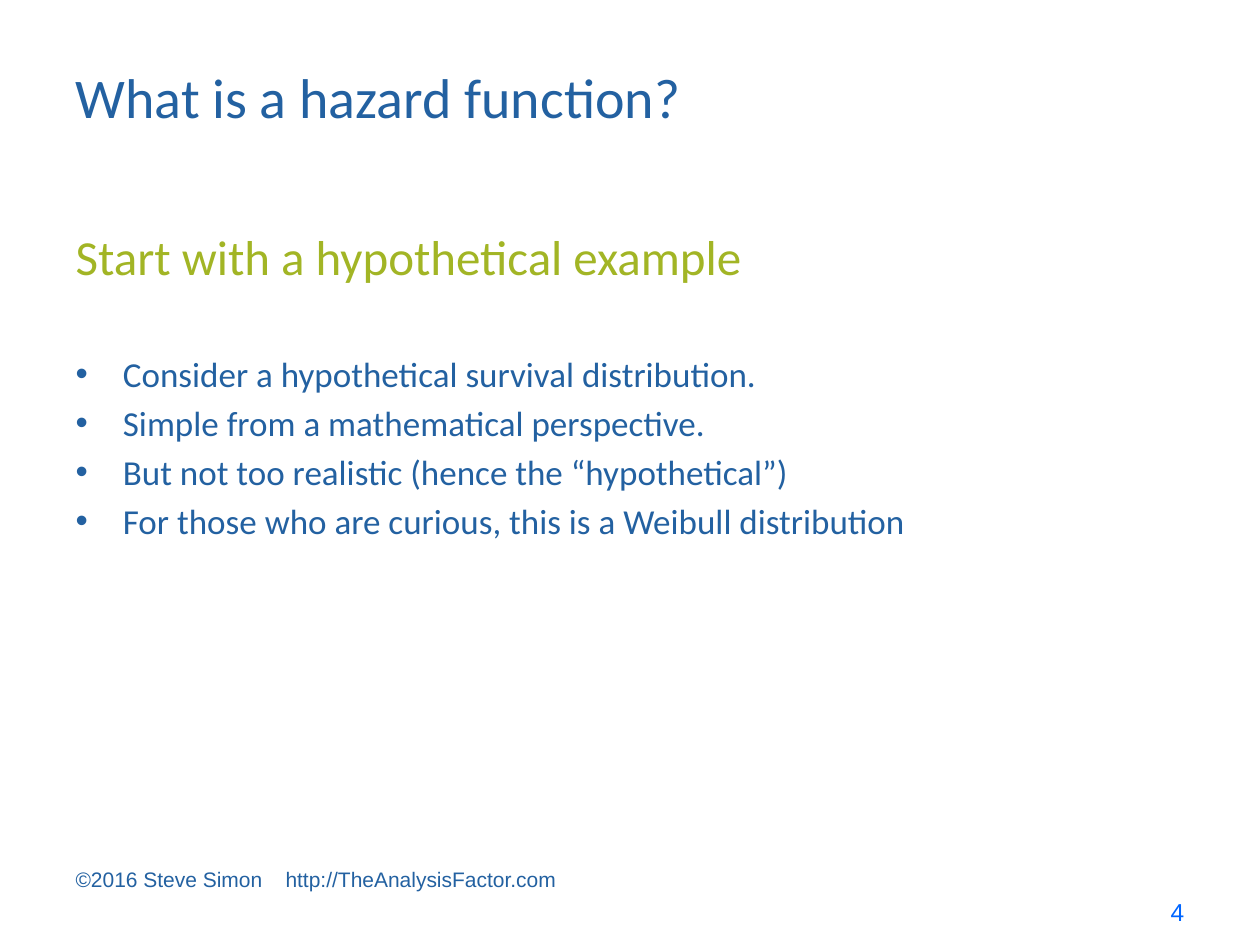
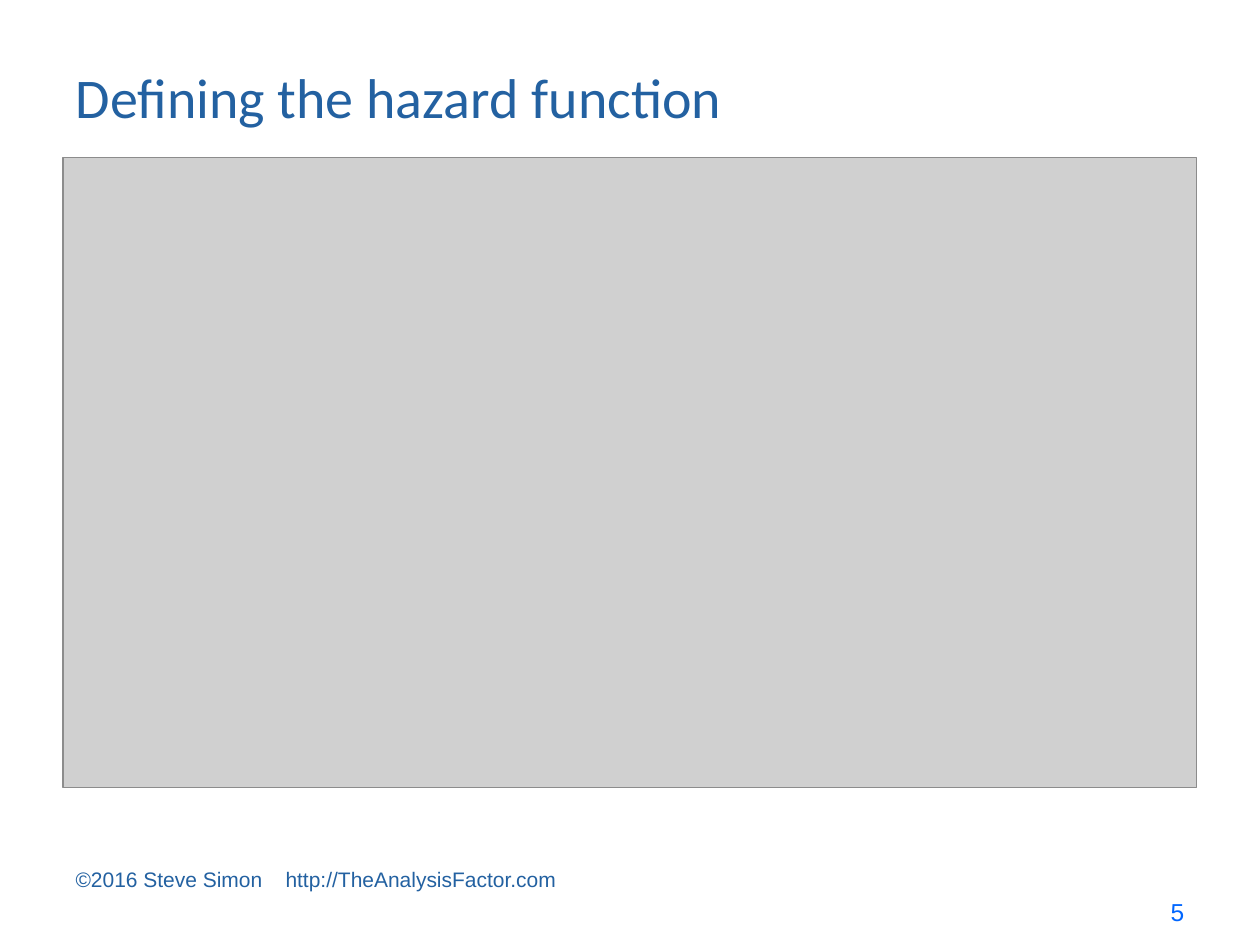
Before and after one commit to pmean/survival-models, a slide deck: slide 5 of bin/survival lecture 2.pptx (slide 4 before the commit). Drawn at 1260x945 pixels with LibreOffice and Linux fonts; fonts in the diff are those of the drawing; grey boxes stand for pictures. Boxes give left, top, right and bottom in pixels: in the first picture for what was removed or moved away, otherwise in the second. Text is boxed around its words. In the diff, an @@ line names an element or a change of style, - is before the commit and + after.

```diff
--- a/bin/survival lecture 2.pptx
+++ b/bin/survival lecture 2.pptx
@@ title at bbox=[76, 79, 722, 128]: text changed @@
-What is a hazard function?
+Defining the hazard function
@@ picture added at bbox=[63, 158, 1197, 788] @@
@@ text removed at bbox=[76, 241, 741, 283] @@
-Start with a hypothetical example
@@ text removed at bbox=[123, 362, 904, 539] @@
-• Consider a hypothetical survival distribution.
-• Simple from a mathematical perspective.
-• But not too realistic (hence the “hypothetical”)
-• For those who are curious, this is a Weibull distribution
@@ page number at bbox=[1171, 904, 1185, 922]: text changed @@
-4
+5
```
Also in this commit, not shown: 16 other slides changed, 17 slides added, 11 slides removed, 5 other files.
